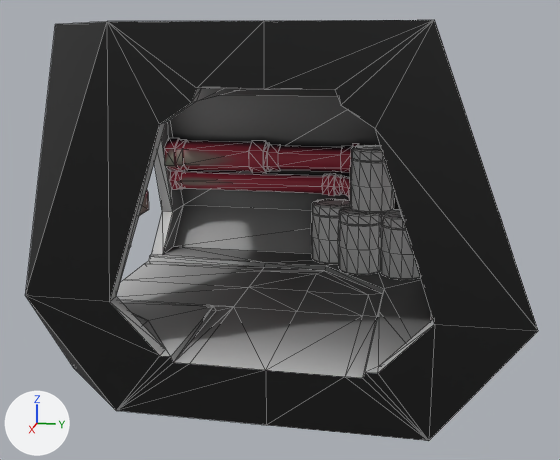
The glTF model assets/models/pcg_modules/mod_Corner.glb, before and after one commit.
Rendered twice from a camera (50 mm lens) standing at (9.37, 1.52, 3.13) and looking at (0.19, -0.32, 0.84). The axes (+X, +Y, +Z) are drawn at lower left. The lights are the same throughout. Mesh edges are drawn as thin lines. Where no turn or scale is listed for an object, it has been applied to the vertices. Vertices at the same position are counted once.
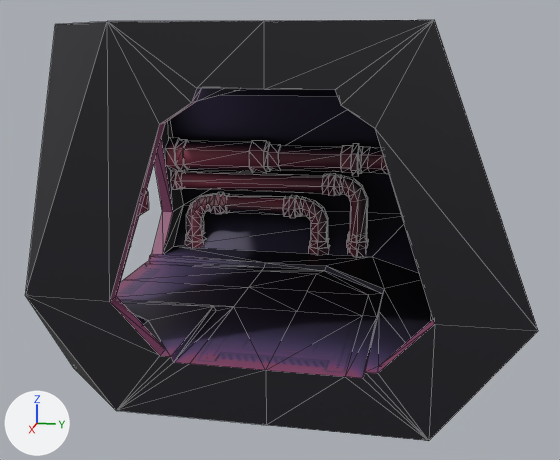
Changed parts and their boxes [x1, y1, x2, y2] in the pictures (560 x 460 px):
'Plane.101', surface changed, reshaped
    both: [25, 20, 538, 441]
'BézierCurve.131', deleted (brown)
    before: [165, 138, 359, 200]
'Cylinder.039', deleted
    before: [338, 207, 382, 275]
'Cylinder.047', deleted
    before: [350, 145, 395, 213]
'Cylinder.049', deleted
    before: [380, 209, 420, 280]
'Cylinder.038', deleted
    before: [311, 199, 350, 264]
'Plane.092', deleted
    before: [139, 191, 149, 216]
part 1 of me_plane_053, added
    after: [165, 138, 389, 257]
part 2 of me_plane_053, added
    after: [139, 191, 149, 216]

The change, as a list of edits to the scene's bpy script:
```text
Add img_pipes_psd:
    img_pipes_psd = load_image('PIPES.psd', '_unpacked/PIPES.psd', 1024, 1024, 'sRGB')
Add img_seg_corner_psd:
    img_seg_corner_psd = load_image('seg_Corner.psd', '_unpacked/seg_Corner.psd', 1024, 1024, 'sRGB')
Change mat_m_pipes:
    mat_m_pipes.texture: img_pipes -> img_pipes_psd
Change mat_m_corner:
    mat_m_corner.texture: img_ao_seg_corner -> img_seg_corner_psd
Change me_plane_053:
    used by ob_plane_101; location = (0.0, 0.0, 0.0)
    remove me_plane_053.from_pydata(...)  # 143 vertices, 286 faces; spans x -2.5..2.5, y -2.5..2.5, z -0.59..3.29
    add me_plane_053.from_pydata(...)  # 1019 vertices, 1766 faces; spans x -2.5..2.5, y -2.5..2.5, z -0.59..3.29
    me_plane_053 part 1: 708 vertices added at x -1.85..2.33, y -2.33..2.02, z 0.02..1.72
    me_plane_053 part 2: 168 vertices added at x 1.36..2.33, y -2.34..-1.37, z 0.91..1.69
    add me_plane_053.materials.append(mat_m_pipes)  # picture img_pipes_psd
Remove ob_cylinder_038:
    ob_cylinder_038 = bpy.data.objects.new('Cylinder.038', me_cylinder_010)
    ob_cylinder_038.location = (-1.33, 0.14, 0.06)
Remove ob_cylinder_039:
    ob_cylinder_039 = bpy.data.objects.new('Cylinder.039', me_cylinder_011)
    ob_cylinder_039.location = (-0.9, 0.58, 0.06)
Remove ob_cylinder_047:
    ob_cylinder_047 = bpy.data.objects.new('Cylinder.047', me_cylinder_012)
    ob_cylinder_047.location = (-0.98, 0.71, 0.9)
Remove ob_cylinder_049:
    ob_cylinder_049 = bpy.data.objects.new('Cylinder.049', me_cylinder_014)
    ob_cylinder_049.location = (-0.79, 1.15, 0.06)
Remove ob_béziercurve_131:
    ob_béziercurve_131 = bpy.data.objects.new('BézierCurve.131', me_béziercurve_013)
    ob_béziercurve_131.location = (0.0, 0.0, 0.0)
Remove ob_plane_092:
    ob_plane_092 = bpy.data.objects.new('Plane.092', me_plane_051)
    ob_plane_092.location = (0.0, 0.0, 0.0)
```
